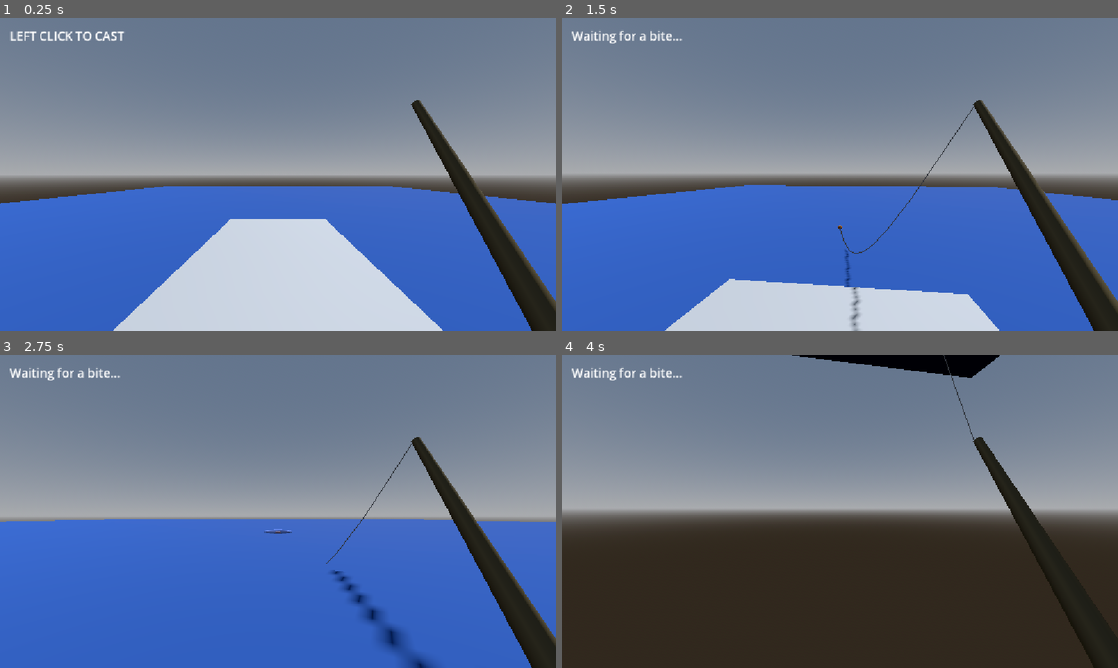
Above: before the commit, frames 1-4 (two rows, left to right).
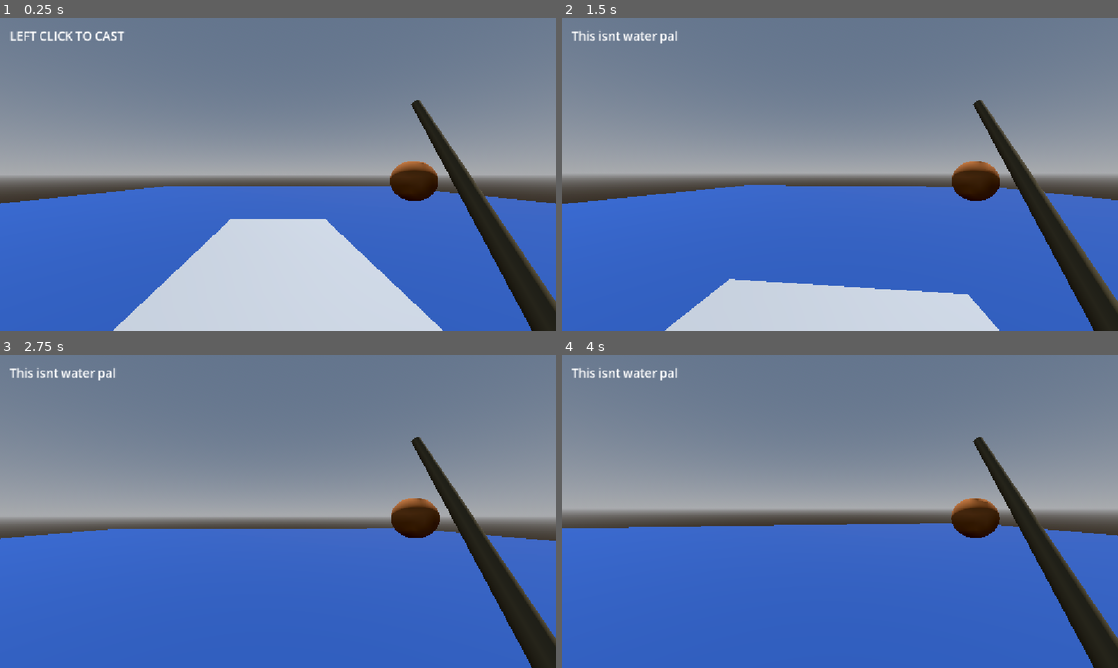
Above: after the commit, the same moments.

Repository: JunoDotNet/retro-fishing
Game: Godot game, scene res://Main.tscn
Two runs of this game, one before a commit and one after it. Both use one fixed random seed, a clock stepped at 60 frames per second and the inputs below. The project has no main scene, so this scene is started directly.
Inputs (mouse positions are in pixels of both pictures, inside the frame that each line leads up to):
- Up to frame 1 (0.25 s): no input
- Up to frame 2 (1.5 s): tap Enter (ui_accept) at 0.5, 0.77 s; move the mouse to (867, 174) at 0.52 s; hold E (reel_in) 0.53-1.28 s; hold W (player_forward) from 0.53 s (still down); click (867, 174) at 0.67 s; move the mouse to (812, 174) at 1.27 s; tap E (reel_in) at 1.35 s; click (812, 174) at 1.42 s
- Up to frame 3 (2.75 s): keep holding W (player_forward); tap Enter (ui_accept) at 1.52 s; move the mouse to (289, 505) at 2.02 s; hold E (reel_in) from 2.03 s (still down); click (289, 505) at 2.17 s
- Up to frame 4 (4 s): keep holding W (player_forward); move the mouse to (834, 517) at 2.77 s; release E (reel_in) at 2.78 s; tap E (reel_in) at 2.85 s; click (834, 517) at 2.92 s; tap Enter (ui_accept) at 3.02, 3.77 s; move the mouse to (878, 514) at 3.52 s; hold E (reel_in) from 3.53 s (still down); click (878, 514) at 3.67 s

The runs differ from the first frame. In frame 1, 0.9% of the frame differs, in the area x 70-79%, y 45-59%; in frame 2, 1.6%; in frame 3, 5.6%; in frame 4, 45%, in the area x 0-100%, y 0-100%.

Commit message:
Make bobber follow fishing rod

Diff:
--- a/Main.tscn
+++ b/Main.tscn
@@ -52,6 +52,13 @@
 material = SubResource("StandardMaterial3D_vsfib")
 size = Vector3(40, 1, 41)
 
+[sub_resource type="CylinderShape3D" id="CylinderShape3D_uu6xs"]
+height = 0.20031738
+
+[sub_resource type="CylinderMesh" id="CylinderMesh_r0du0"]
+material = SubResource("StandardMaterial3D_vsfib")
+height = 0.2
+
 [node name="Main" type="Node3D" unique_id=1389547430]
 
 [node name="WorldEnvironment" type="WorldEnvironment" parent="." unique_id=2031753600]
@@ -64,6 +71,7 @@
 [node name="Player" type="CharacterBody3D" parent="." unique_id=834597658]
 transform = Transform3D(1, 0, 0, 0, 1, 0, 0, 0, 1, 0, 1, -22.056595)
 collision_layer = 4
+collision_mask = 3
 script = ExtResource("1_glv2v")
 
 [node name="CollisionShape3D" type="CollisionShape3D" parent="Player" unique_id=1462289781]
@@ -113,6 +121,18 @@
 [node name="MeshInstance3D" type="MeshInstance3D" parent="Lake" unique_id=896204008]
 mesh = SubResource("BoxMesh_j33dl")
 
+[node name="Pond" type="StaticBody3D" parent="." unique_id=948370783]
+transform = Transform3D(1, 0, 0, 0, 1, 0, 0, 0, 1, 11.818088, 0.00058174133, 1.7185478)
+collision_layer = 2
+
+[node name="CollisionShape3D" type="CollisionShape3D" parent="Pond" unique_id=930096494]
+transform = Transform3D(12, 0, 0, 0, 12, 0, 0, 0, 12, 0, 0.08129883, 0)
+shape = SubResource("CylinderShape3D_uu6xs")
+
+[node name="MeshInstance3D" type="MeshInstance3D" parent="Pond" unique_id=939004085]
+transform = Transform3D(12, 0, 0, 0, 12, 0, 0, 0, 12, 0, 0.07125002, 0)
+mesh = SubResource("CylinderMesh_r0du0")
+
 [node name="HUD" type="CanvasLayer" parent="." unique_id=1461017625]
 
 [node name="FishingStatus" type="Label" parent="HUD" unique_id=1533000128]
--- a/bobber.gd
+++ b/bobber.gd
@@ -4,11 +4,14 @@
 @export var water_height: float = 0.0 # how high the bobber will appear above the water
 @export var bob_height: float = 0.05 # how far the bobber moves up and down
 @export var bob_speed: float = 2.0 # how quickly the bobber bobs
+@onready var water_detector: RayCast3D = $WaterDetector
 
 @export var min_bite_time: float = 3.0 # minimum amount of time before fish bites
 @export var max_bite_time: float = 8.0 # max amount of time before fish bites
 var bite_timer: float = 0.0 # counts down until a fish bites
 var has_bite: bool = false # tracks if fish is biting
+
+@onready var rod_tip: Marker3D = get_tree().current_scene.get_node("Player/Head/Camera3D/FishingRod/RodTip")
 
 var is_cast: bool = false # has the bobber been cast
 var camera: Camera3D # ref to player camera
@@ -23,6 +26,7 @@
 # Called when the node enters the scene tree for the first time.
 func _ready() -> void:
 	camera = get_tree().current_scene.get_node("Player/Head/Camera3D")
+	return_to_rod()
 
 func _unhandled_input(event: InputEvent) -> void:
 	if event is InputEventMouseButton and event.button_index == MOUSE_BUTTON_LEFT and event.pressed:
@@ -33,27 +37,40 @@
 		message_timer = message_duration # start the message countdown
 		is_cast = false # resets cast
 		has_bite = false # resets has bites
-		global_position = Vector3(0, -10, 0) # resets bobber posistion to off the map
+		return_to_rod()
 
 	if event.is_action_pressed("reel_in") and has_bite: # if user presses e and has a bite they can reel in the fish
 		fishing_status.text = "YOU CAUGHT A FISH!!"
 		message_timer = 0.0
 		is_cast = false # resets cast
 		has_bite = false # resets has bites
-		global_position = Vector3(0, -10, 0) # resets bobber posistion to off the map
+		return_to_rod()
 
 func cast_bobber() -> void:
 	var forward := -camera.global_basis.z
+	var target_position := camera.global_position + forward * cast_distance # calulates where the bobber should land
 
-	var target_position := camera.global_position + forward * cast_distance # calulates where the bobber should land
+	water_detector.global_position = Vector3(
+		target_position.x,
+		target_position.y + 20.0,
+		target_position.z
+	)
+	water_detector.force_raycast_update()
+
+	if not water_detector.is_colliding():
+		fishing_status.text = "This isnt water pal"
+		return
+
+	var water_position: Vector3 = water_detector.get_collision_point()
+	water_height = water_position.y
 
 	global_position = Vector3(
 		target_position.x,
 		water_height,
 		target_position.z
 	)
+	is_cast = true
 	spawn_ripple()
-	is_cast = true
 
 	message_timer = 0.0 # Cancel any previous message countdown.
 	fishing_status.text = "Waiting for a bite..."
@@ -62,6 +79,9 @@
 	has_bite = false # reset the bite state for this cast
 
 func _process(delta: float) -> void:
+	if not is_cast:
+		global_position = rod_tip.global_position + Vector3(0, -0.3, 0)
+
 	if is_cast: # only animate bobber after it has been cast
 		bob_time += delta
 
@@ -90,3 +110,11 @@
 	get_tree().current_scene.add_child(ripple)
 
 	ripple.global_position = global_position + Vector3(0, 0.02, 0)
+
+func get_water_surface_position() -> Vector3:
+	if water_detector.is_colliding():
+		return water_detector.get_collision_point()
+	return global_position
+
+func return_to_rod() -> void:
+	global_position = rod_tip.global_position
--- a/fishing_system.tscn
+++ b/fishing_system.tscn
@@ -16,7 +16,6 @@
 [node name="FishingSystem" type="Node3D" unique_id=1047327645]
 
 [node name="Bobber" type="MeshInstance3D" parent="." unique_id=1474563460]
-transform = Transform3D(1, 0, 0, 0, 1, 0, 0, 0, 1, 0, -10, 0)
 mesh = SubResource("SphereMesh_h8ar1")
 script = ExtResource("1_bn0ug")
 water_height = -0.5
@@ -24,6 +23,10 @@
 
 [node name="BobberTip" type="Marker3D" parent="Bobber" unique_id=1625694856]
 transform = Transform3D(1, 0, 0, 0, 1, 0, 0, 0, 1, 0, 0.060795784, 0)
+
+[node name="WaterDetector" type="RayCast3D" parent="Bobber" unique_id=273543134]
+target_position = Vector3(0, -20, 0)
+collision_mask = 2
 
 [node name="FishingLine" type="MeshInstance3D" parent="." unique_id=1461083054]
 script = ExtResource("3_41kqn")
